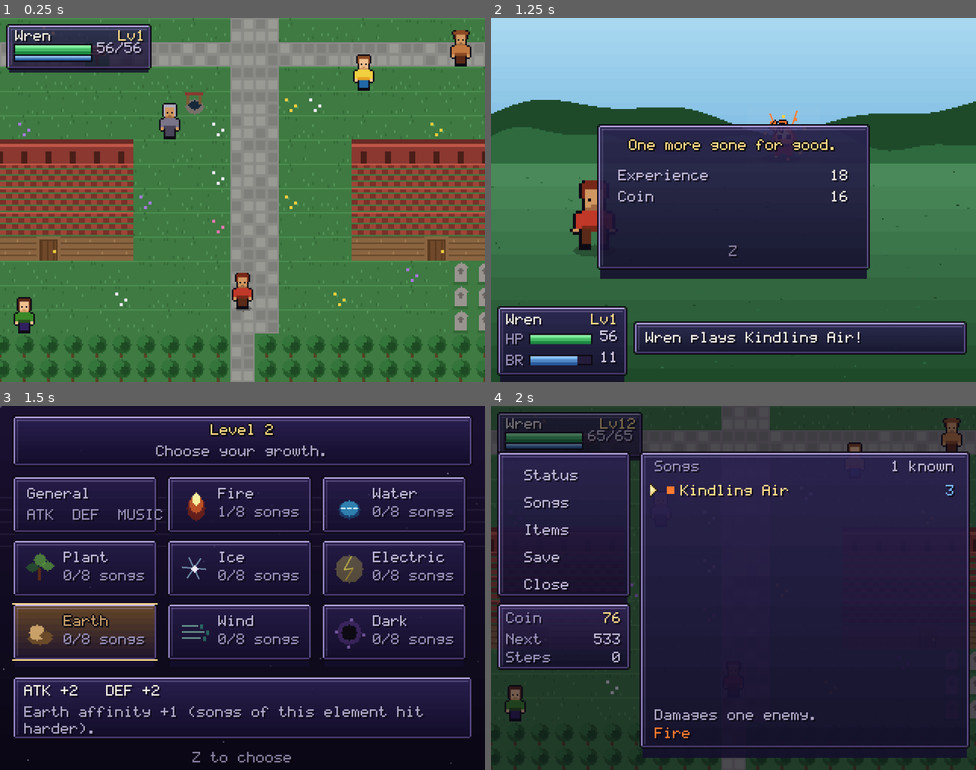
Above: before the commit, frames 1-4 (two rows, left to right).
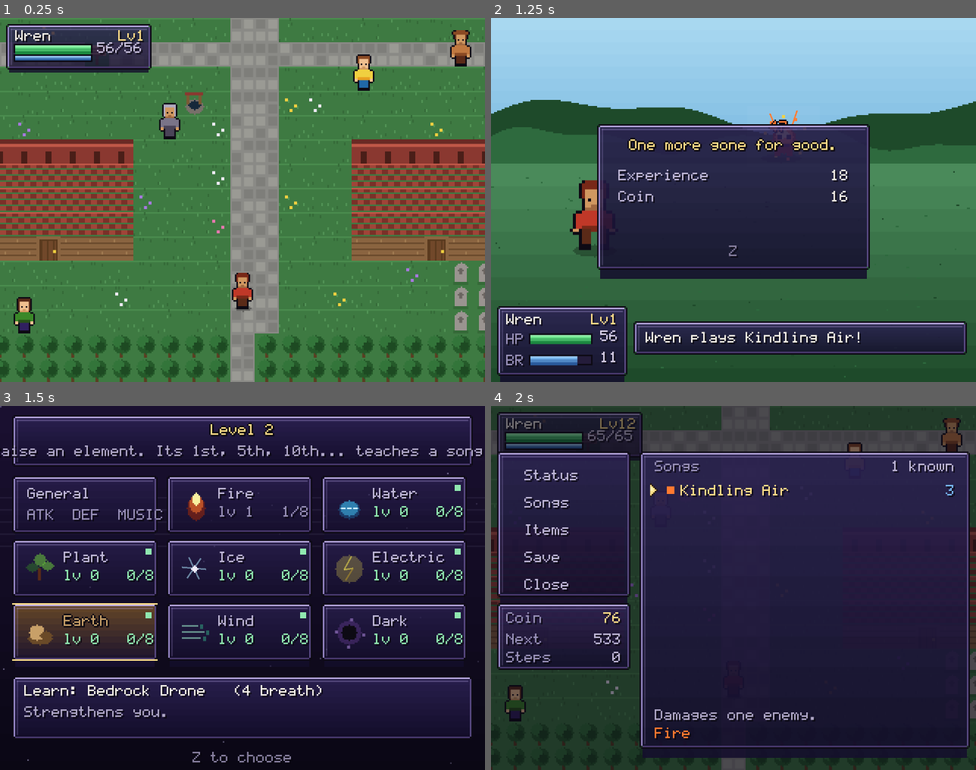
Above: after the commit, the same moments.

Repository: magent-cryptograss/godot-games
Game: Godot game, scene res://tests/TestFlow.tscn
Two runs of this game, one before a commit and one after it. Both use one fixed random seed, a clock stepped at 60 frames per second and the inputs below. This scene is started directly instead of the project's main scene.
Inputs (mouse positions are in pixels of both pictures, inside the frame that each line leads up to):
- Up to frame 1 (0.25 s): no input
- Up to frame 2 (1.25 s): tap Enter at 0.5 s; move the mouse to (840, 181) at 0.52 s; hold Right (move_right) from 0.53 s (still down); tap Backspace at 0.6 s; click (840, 181) at 0.67 s; tap Space at 0.77 s
- Up to frame 3 (1.5 s): move the mouse to (145, 606) at 1.27 s; release Right (move_right) at 1.28 s; hold Down (move_down) from 1.28 s (still down); tap Enter at 1.35 s
- Up to frame 4 (2 s): keep holding Down (move_down); tap Space at 1.52 s

Frames 1-2 are identical in both runs. In frame 3, 6.5% of the frame differs, in the area x 0-100%, y 10-90%; in frame 4, nothing differs.

Commit message:
Songs are earned per element, not per character level
I had built this wrong. Songs were landing on character levels 1, 5,
10... regardless of which element was chosen. The intent was that each
ELEMENT has its own level: picking an element raises that element by
one, and its 1st, 5th, 10th, 15th pick teaches a song.

For a pure specialist the two rules happen to coincide, since every
level-up is one pick of the same element -- which is why nothing looked
wrong. The difference is entirely in mixed builds, and it is the point
of the system: spreading across all eight elements now gets you eight
first songs and no depth, because reaching an element's fifth song means
investing in it twenty-five times.

- Data.is_song_level(character_level) -> Data.is_song_step(element_level),
  plus next_song_step() and song_step_for() so the UI can say where the
  next song is rather than leaving the player to work it out.
- The level-up card now shows each element's own level and marks with a
  green pip the ones that would teach a song if picked right now.
- The drifter in town explains the actual rule. He is the only place the
  game teaches this, so him being wrong was as bad as the code being
  wrong.

Also fixed the encounter rate, which was the first thing to annoy a
human playing it: tall grass and cave floor tripled the per-step chance,
the global scale was 0.55, and the post-fight grace was only 6 steps.
Caves worked out at a fight every 13 steps. Now roughly 35 in dungeons
and 50-60 in open country, with 14 steps of grace.

tests/TestEncounters.tscn walks 200,000 steps per terrain and reports
the real spacing, reading Field's own constants rather than a copy. It
fails under 15 steps and over 70, so this cannot quietly drift back.

Claude-Session: https://claude.ai/code/session_01LFNEyVminZWMVKgZdg8FGa

Diff:
--- a/songbound/scripts/Data.gd
+++ b/songbound/scripts/Data.gd
@@ -233,8 +233,8 @@
 	# 4.2 and 5.5 put the win rate at 60% across 40 fights apiece -- the dungeon
 	# was killing the player two times in five, and that was with a soak player
 	# who never stops to heal.
-	"cave":   {"tier": 3.4, "music": "cave",  "bg": "cave",   "rate": 0.085, "mobs": ["sentinel", "gravehound", "discord", "gloomcap", "thunderram"]},
-	"deep":   {"tier": 4.2, "music": "cave",  "bg": "deep",   "rate": 0.090, "mobs": ["discord", "thunderram", "gravehound", "bogwitch", "sentinel"]},
+	"cave":   {"tier": 3.4, "music": "cave",  "bg": "cave",   "rate": 0.062, "mobs": ["sentinel", "gravehound", "discord", "gloomcap", "thunderram"]},
+	"deep":   {"tier": 4.2, "music": "cave",  "bg": "deep",   "rate": 0.066, "mobs": ["discord", "thunderram", "gravehound", "bogwitch", "sentinel"]},
 }
 
 # --------------------------------------------------------- the damage model --
@@ -274,8 +274,22 @@
 
 # ------------------------------------------------------------- progression --
 
-func is_song_level(lv: int) -> bool:
-	return lv == 1 or lv % 5 == 0
+## Songs are earned per ELEMENT, not per character level. Every time you pick an
+## element its own level goes up by one, and its 1st, 5th, 10th, 15th... pick
+## teaches a song. Investing in one element deeply is what gets you its later
+## songs; spreading across all eight gets you eight first songs and no depth.
+func is_song_step(elem_level: int) -> bool:
+	return elem_level == 1 or elem_level % 5 == 0
+
+## The element level a given song sits at: 1, 5, 10, 15, ...
+func song_step_for(index: int) -> int:
+	return 1 if index == 0 else index * 5
+
+## The next element level that will teach a song, given where you are now.
+func next_song_step(elem_level: int) -> int:
+	if elem_level < 1:
+		return 1
+	return (int(elem_level / 5) + 1) * 5
 
 func xp_to_next(lv: int) -> int:
 	return int(floor(10.0 * pow(float(lv), 1.7) + 15.0 * float(lv)))
--- a/songbound/scripts/Field.gd
+++ b/songbound/scripts/Field.gd
@@ -12,6 +12,11 @@
 const MOVE_TIME := 0.15
 const MSG_ROWS := 4
 const MSG_PX := 280
+
+## Encounter tuning, kept as named constants so tests/TestEncounters.tscn can
+## measure the real numbers instead of a copy of them.
+const ENCOUNTER_SCALE := 0.38
+const ENCOUNTER_GRACE := 14
 
 var map: Maps.GameMap = null
 var pos := Vector2i(0, 0)
@@ -39,7 +44,8 @@
 	offset = Vector2.ZERO
 	facing = dir
 	walking = false
-	enc_cool = 6
+	# grace after a fight or a doorway, so you are never jumped twice in a row
+	enc_cool = ENCOUNTER_GRACE
 	Game.tile_pos = pos
 	queue_redraw()
 
@@ -207,7 +213,7 @@
 	var wgt := Maps.enc_weight(map.get_tile(pos.x, pos.y))
 	if wgt == 0:
 		return
-	if rng.randf() < Data.REGIONS[rid].rate * wgt * 0.55:
+	if rng.randf() < Data.REGIONS[rid].rate * wgt * ENCOUNTER_SCALE:
 		encounter.emit(rid)
 
 
--- a/songbound/scripts/LevelUp.gd
+++ b/songbound/scripts/LevelUp.gd
@@ -103,25 +103,26 @@
 ## What this pick actually gives, shown before committing to it.
 func preview(c: Dictionary) -> Array[String]:
 	if c.id == "general":
-		return ["ATK +3   DEF +3   MUSIC +3", "Steady growth, no new song."]
-	if not Data.is_song_level(lv):
-		return ["ATK +2   DEF +2",
-			"%s affinity +1 (songs of this element hit harder)." % c.name]
+		return ["ATK +3   DEF +3   MUSIC +3", "Steady growth, and no element rises."]
+	var alv: int = Game.player.affinity.get(c.id, 0) + 1
+	if not Data.is_song_step(alv):
+		return ["ATK +2   DEF +2   %s %d" % [c.name, alv],
+			"Next %s song at %d." % [c.name, Data.next_song_step(alv)]]
 	var idx: int = Game.player.next_song_index(c.id)
 	if idx < 0:
-		return ["ATK +1   DEF +1", "Ladder complete: every %s song grows stronger." % c.name]
-	var s: Dictionary = Data.SONGS[c.id][idx]
-	return ["Learn: %s   (%d breath)" % [s.name, s.cost], Data.describe_song(s)]
+		return ["ATK +1   DEF +1   %s %d" % [c.name, alv],
+			"Every %s song you know grows stronger." % c.name]
+	var sd: Dictionary = Data.SONGS[c.id][idx]
+	return ["Learn: %s   (%d breath)" % [sd.name, sd.cost], Data.describe_song(sd)]
 
 
 func _draw() -> void:
 	UI.menu_bg(self, t)
-	var song_lv := Data.is_song_level(lv)
 	UI.window(self, 8, 6, 304, 34)
 	PixelFont.draw_centered(self, "Level %d" % lv, 160, 12, UI.COL_GOLD, {"outline": UI.COL_INK})
 	PixelFont.draw_centered(self,
-		"A song level. Choose an element to learn its next song." if song_lv else "Choose your growth.",
-		160, 26, UI.COL_GREEN if song_lv else UI.COL_DIM)
+		"Raise an element. Its 1st, 5th, 10th... teaches a song.",
+		160, 26, UI.COL_DIM)
 
 	var cs := cards()
 	for i in cs.size():
@@ -143,13 +144,15 @@
 			PixelFont.draw(self, c.name, Vector2(x + 34, y + 8),
 				c.col if is_sel else Color("#c0b8d8"), {"outline": UI.COL_INK} if is_sel else {})
 			var known: int = Game.player.songs_of(c.id)
-			PixelFont.draw(self, "%d/%d songs" % [known, Data.SONGS[c.id].size()],
-				Vector2(x + 34, y + 20), Color("#9890b8"))
+			var alv: int = Game.player.affinity.get(c.id, 0)
+			var teaches := Data.is_song_step(alv + 1)
+			PixelFont.draw(self, "lv %d   %d/%d" % [alv, known, Data.SONGS[c.id].size()],
+				Vector2(x + 34, y + 20), UI.COL_GREEN if teaches else Color("#9890b8"))
 			var up: int = Game.player.upgrades.get(c.id, 0)
 			if up > 0:
 				PixelFont.draw(self, "+%d" % up, Vector2(x + 84, y + 20), UI.COL_GREEN)
-			# a green pip marks an element that has a song waiting for you
-			if song_lv and Game.player.next_song_index(c.id) >= 0:
+			# a green pip marks an element that would teach a song right now
+			if teaches:
 				UI.rect(self, x + 88, y + 6, 4, 4, UI.COL_GREEN)
 		else:
 			PixelFont.draw(self, "General", Vector2(x + 10, y + 8),
--- a/songbound/scripts/Maps.gd
+++ b/songbound/scripts/Maps.gd
@@ -14,7 +14,9 @@
 	"#": true, "W": true, "R": true, "V": true, "X": true, "b": true, "c": true,
 	"t": true, "p": true, "g": true, "S": true, "w": true, "m": true,
 }
-const ENC := {".": 1, ",": 3, "\"": 2, "f": 1, "D": 3}
+# How much a tile multiplies the encounter chance. Tall grass and cave floor
+# were at 3, which put caves at a fight every seven steps.
+const ENC := {".": 1, ",": 2, "\"": 1, "f": 1, "D": 2}
 
 static var _atlas := {}
 
--- a/songbound/scripts/Player.gd
+++ b/songbound/scripts/Player.gd
@@ -95,10 +95,8 @@
 
 ## kind is "general" or an element id. at_lv is the level being awarded, which
 ## matters when several levels are gained from one fight.
-func apply_level_choice(kind: String, at_lv: int = -1) -> Array[String]:
+func apply_level_choice(kind: String, _at_lv: int = -1) -> Array[String]:
 	var lines: Array[String] = []
-	var lvl := at_lv if at_lv > 0 else lv
-	var song_lv := Data.is_song_level(lvl)
 	var m := mods()
 
 	# automatic growth every level, so the numbers keep pace with the bestiary
@@ -114,23 +112,27 @@
 		grow.mus += 3
 		lines.append("ATK +3   DEF +3   MUSIC +3")
 	else:
-		affinity[kind] = affinity.get(kind, 0) + 1
-		if song_lv:
+		# the element's own level goes up, and ITS milestones teach the songs
+		var alv: int = affinity.get(kind, 0) + 1
+		affinity[kind] = alv
+		var ename: String = Data.element(kind).name
+		if Data.is_song_step(alv):
 			var idx := next_song_index(kind)
 			grow.atk += 1
 			grow.def += 1
 			lines.append("ATK +1   DEF +1")
+			lines.append("%s reached %d" % [ename, alv])
 			if idx >= 0:
 				songs.append({"elem": kind, "idx": idx})
 				lines.append("LEARNED: " + Data.SONGS[kind][idx].name)
 			else:
 				upgrades[kind] = upgrades.get(kind, 0) + 1
-				lines.append("All %s songs grew stronger!" % Data.element(kind).name)
+				lines.append("All %s songs grew stronger!" % ename)
 		else:
 			grow.atk += 2
 			grow.def += 2
 			lines.append("ATK +2   DEF +2")
-			lines.append("%s affinity rose." % Data.element(kind).name)
+			lines.append("%s reached %d  (song at %d)" % [ename, alv, Data.next_song_step(alv)])
 
 	hp = max_hp()
 	br = max_br()
--- a/songbound/scripts/Story.gd
+++ b/songbound/scripts/Story.gd
@@ -55,9 +55,11 @@
 ]
 
 const DRIFTER := [
-	"Every fifth level a song settles into you for good. The first one, then five, ten, on up to a hundred if you live that long.",
-	"The levels between only make you harder to knock down. That is not nothing.",
-	"Stay with one element and you will learn all eight of its songs and play them like you were born holding it. Spread yourself across all eight and you will know a little of everything.",
+	"Every level you put into an element, that element comes up one. It is the element that counts, mind, not you.",
+	"The first time you take one up, a song settles in. Then again at its fifth, its tenth, its fifteenth, on up.",
+	"So a body who stays with the one element learns all eight of its songs and plays them like they were born holding it.",
+	"And a body who takes a little of everything gets the first song out of all eight and never the rest.",
+	"The levels in between only make you harder to knock down. That is not nothing.",
 	"Both work. They do not work the same.",
 ]
 
--- /dev/null
+++ b/songbound/tests/TestEncounters.tscn
@@ -0,0 +1,6 @@
+[gd_scene load_steps=2 format=3 uid="uid://ctestencount01"]
+
+[ext_resource type="Script" path="res://tests/test_encounters.gd" id="1_te"]
+
+[node name="TestEncounters" type="Node"]
+script = ExtResource("1_te")
--- a/songbound/tests/test_balance.gd
+++ b/songbound/tests/test_balance.gd
@@ -162,14 +162,23 @@
 	expect(pure.songs.size() == 8, "pure fire finishes the ladder by 40 (got %d)" % pure.songs.size())
 	expect(ph > mh, "specialist out-damages generalist on their element (%d vs %d)" % [ph, mh])
 
-	# song levels land exactly where the design says
-	var song_levels := []
+	# songs are earned on the ELEMENT's level, not the character's
+	var steps := []
 	for l in range(1, 101):
-		if Data.is_song_level(l):
-			song_levels.append(l)
-	expect(song_levels.size() == 21, "21 song levels to 100 (got %d)" % song_levels.size())
-	expect(song_levels[0] == 1 and song_levels[1] == 5 and song_levels[2] == 10, "song levels start 1, 5, 10")
-	expect(not Data.is_song_level(7) and not Data.is_song_level(99), "non-multiples are not song levels")
+		if Data.is_song_step(l):
+			steps.append(l)
+	expect(steps[0] == 1 and steps[1] == 5 and steps[2] == 10, "song steps start 1, 5, 10")
+	expect(not Data.is_song_step(7) and not Data.is_song_step(99), "non-multiples teach nothing")
+	expect(Data.next_song_step(1) == 5 and Data.next_song_step(6) == 10,
+		"next song step is reported correctly")
+	# all eight songs of one element take 35 picks of it
+	expect(Data.song_step_for(7) == 35, "the eighth song sits at element level 35")
+
+	# a character who never touches an element must never learn its songs
+	var narrow := build_player(40, "guitar", "fire", "pure")
+	expect(narrow.songs_of("water") == 0, "an untouched element teaches nothing")
+	# one pick at level 1, then one per level from 2 to 40
+	expect(narrow.affinity.fire == 40, "fire rose once per pick (got %d)" % narrow.affinity.fire)
 
 	# a ladder that is finished starts upgrading instead of erroring
 	var over := build_player(60, "guitar", "fire", "pure")
--- /dev/null
+++ b/songbound/tests/test_encounters.gd
@@ -0,0 +1,79 @@
+extends Node
+## Measures how far you actually walk between fights.
+##
+## Encounter rate is the thing a player notices first and complains about first,
+## and it is invisible in every other test. This walks a million simulated steps
+## and reports steps-per-encounter for each region and terrain, using the same
+## constants the game uses rather than a copy of them.
+
+const FieldScript := preload("res://scripts/Field.gd")
+const STEPS := 200000
+
+var failures := 0
+
+
+func _ready() -> void:
+	print("")
+	print("== encounter spacing ==")
+	print("region    terrain        chance/step   steps between fights")
+	var rng := RandomNumberGenerator.new()
+	rng.seed = 4242
+
+	for region in ["meadow", "wood", "crag", "cave", "deep"]:
+		var terrains := [".", ","] if region in ["meadow", "wood", "crag"] else ["D"]
+		for tile in terrains:
+			var wgt := Maps.enc_weight(tile)
+			var rate: float = Data.REGIONS[region].rate
+			var p := rate * wgt * FieldScript.ENCOUNTER_SCALE
+			var spacing := _walk(region, tile, rng)
+			print("%-9s %-14s %-13.4f %.1f" % [region, _name_of(tile), p, spacing])
+			# Under about 15 steps is harassment; over about 70 and the world
+			# feels empty and the player never levels.
+			if spacing < 15.0:
+				_fail("%s/%s: a fight every %.1f steps is too often" % [region, _name_of(tile), spacing])
+			if spacing > 70.0:
+				_fail("%s/%s: a fight every %.1f steps is too rare" % [region, _name_of(tile), spacing])
+
+	print("")
+	_note("grace after each fight: %d steps" % FieldScript.ENCOUNTER_GRACE)
+	print("")
+	if failures == 0:
+		print("ENCOUNTER SPACING PASSED")
+	else:
+		print("FAILURES: %d" % failures)
+	get_tree().quit(1 if failures > 0 else 0)
+
+
+func _fail(what: String) -> void:
+	print("  FAIL %s" % what)
+	failures += 1
+
+func _note(what: String) -> void:
+	print("  ok   %s" % what)
+
+
+func _name_of(tile: String) -> String:
+	match tile:
+		".": return "open ground"
+		",": return "tall grass"
+		"D": return "cave floor"
+	return tile
+
+
+## Replays exactly what Field does per step: burn the grace period down, then
+## roll. Returns the mean number of steps between encounters.
+func _walk(region: String, tile: String, rng: RandomNumberGenerator) -> float:
+	var wgt := Maps.enc_weight(tile)
+	var chance: float = Data.REGIONS[region].rate * wgt * FieldScript.ENCOUNTER_SCALE
+	var cool := FieldScript.ENCOUNTER_GRACE
+	var encounters := 0
+	for i in STEPS:
+		if cool > 0:
+			cool -= 1
+			continue
+		if rng.randf() < chance:
+			encounters += 1
+			cool = FieldScript.ENCOUNTER_GRACE
+	if encounters == 0:
+		return 9999.0
+	return float(STEPS) / float(encounters)
Not shown, added: songbound/tests/test_encounters.gd.uid
